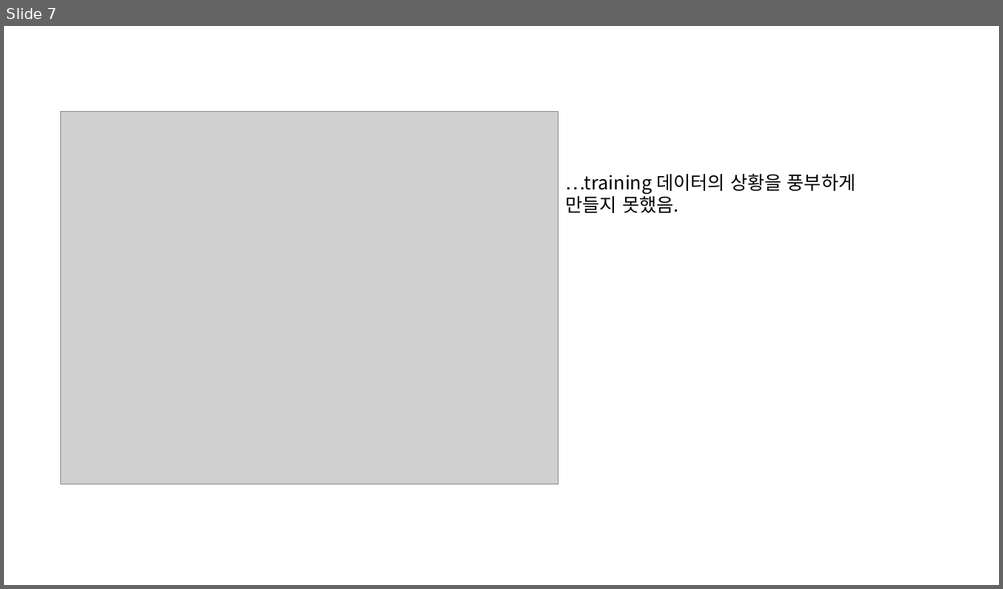
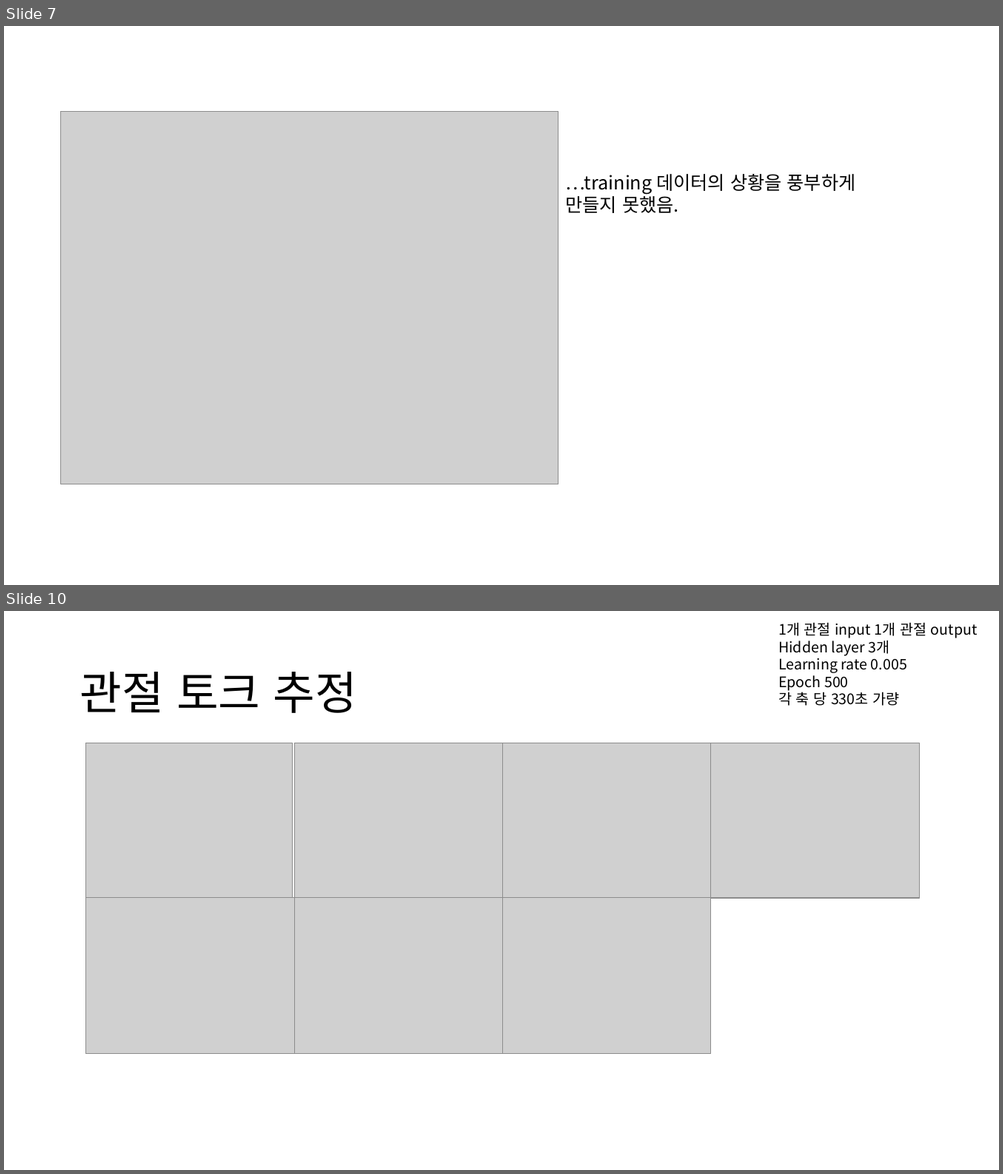
Before and after one commit to kdh0429/force_estimation_learning, a slide deck: result/결과_final.pptx. Shown one above the other, each under a label of ours: slide 7 before the commit, slides 7 and 10 after it; the slides between them are not shown. The pictures are 1003x589 and 1003x1174 pixels, drawn with LibreOffice and Linux fonts; fonts in the diff are those of the drawing; grey boxes stand for pictures. Boxes give left, top, right and bottom in pixels: in the first picture for what was removed or moved away, otherwise in the second. Text is boxed around its words. In the diff, an @@ line names an element or a change of style, - is before the commit and + after.

```diff
--- a/result/결과_final.pptx
+++ b/result/결과_final.pptx
@@ slide 10 added at [4,611,999,1170], background #FFFFFF @@
@@ text added at [778,622,977,706], 14 pt, text #000000 @@
+1개 관절 input 1개 관절 output
+Hidden layer 3개
+Learning rate 0.005
+Epoch 500
+각 축 당 330초 가량
@@ title added at [79,672,357,713], 44 pt, text #000000 @@
+관절 토크 추정
@@ picture added at [86,743,292,897] @@
@@ picture added at [294,743,503,897] @@
@@ picture added at [503,743,711,898] @@
@@ picture added at [711,743,919,898] @@
@@ picture added at [86,898,294,1054] @@
@@ picture added at [294,898,503,1054] @@
@@ picture added at [503,898,711,1054] @@
```
Also in this commit, not shown: 2 other slides added, 39 other files.
